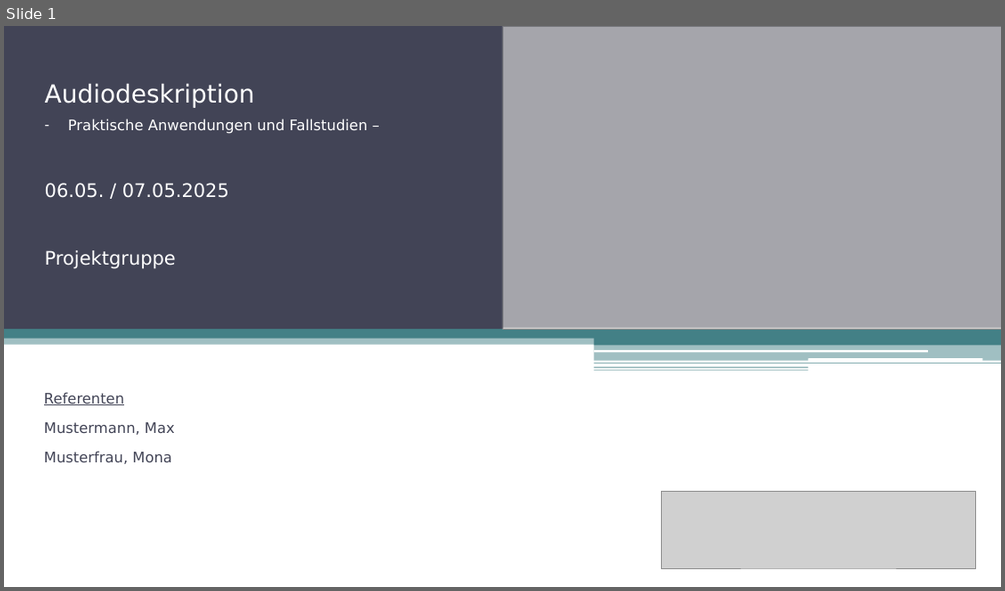
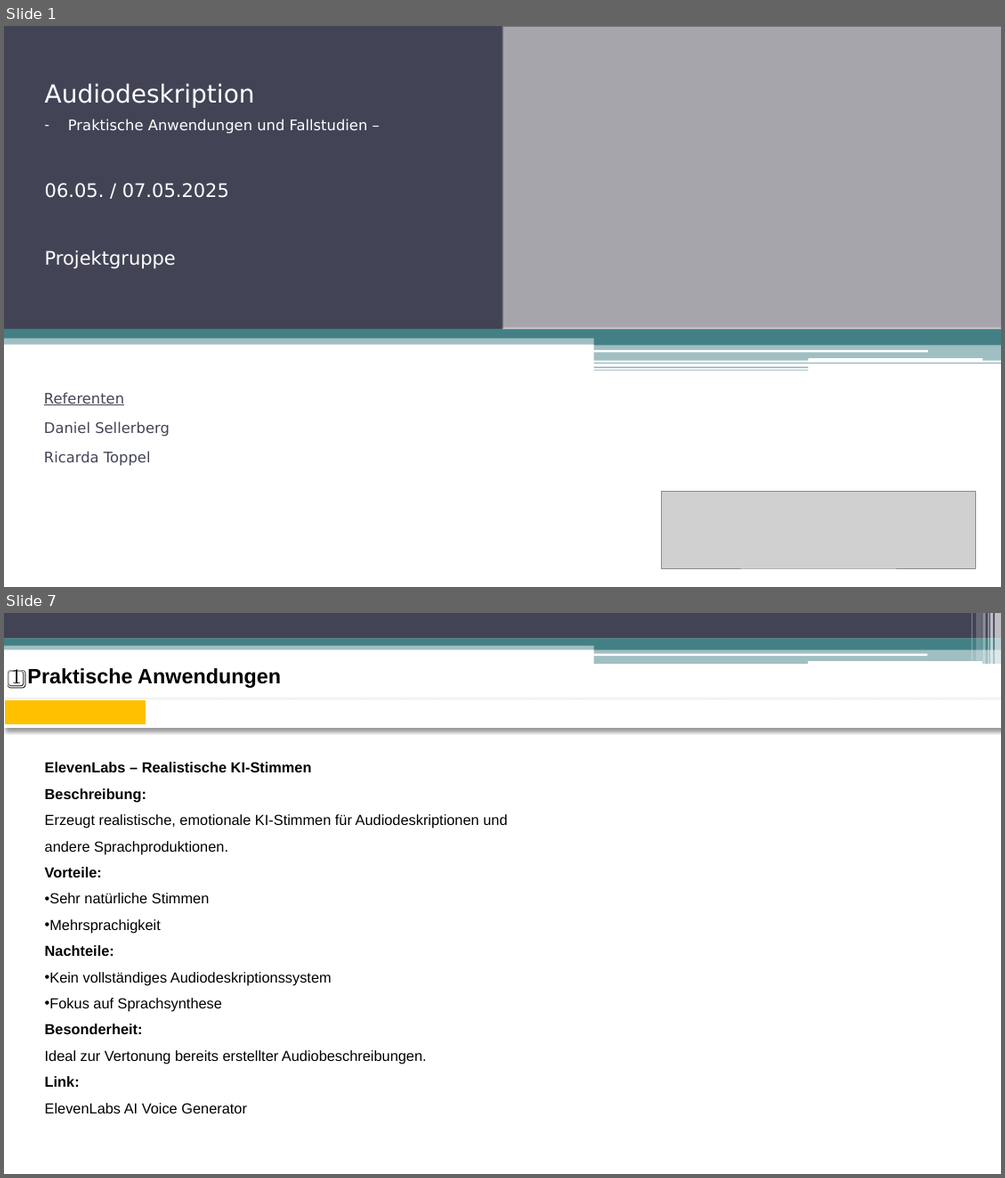
Before and after one commit to fhswf/descraibe, a slide deck: 20250424_Audiodeskription_Praktische Anwendungen und Fallstudien_v01.pptx. Shown one above the other, each under a label of ours: slide 1 before the commit, slides 1 and 7 after it; the slides between them are not shown. The pictures are 1005x591 and 1005x1178 pixels, drawn with LibreOffice and Linux fonts; fonts in the diff are those of the drawing; grey boxes stand for pictures. Boxes give left, top, right and bottom in pixels: in the first picture for what was removed or moved away, otherwise in the second. Text is boxed around its words. In the diff, an @@ line names an element or a change of style, - is before the commit and + after.

```diff
--- a/20250424_Audiodeskription_Praktische Anwendungen und Fallstudien_v01.pptx
+++ b/20250424_Audiodeskription_Praktische Anwendungen und Fallstudien_v01.pptx
@@ slide 7 added at <box>4,613,1001,1174</box>, background #FFFFFF; not listed: 11 template elements that a slide beside it also shows @@
@@ rounded rectangle added at <box>593,653,928,656</box>, fill #FFFFFF @@
@@ rounded rectangle added at <box>808,661,982,664</box>, fill #FFFFFF @@
@@ title added at <box>11,668,281,689</box>, 20 pt, text #000000, bold @@
+1️⃣ Praktische Anwendungen
@@ table added at <box>4,699,998,728</box>, 1 rows, 7 columns @@
+ |  |  |  |  |  | 
@@ text added at <box>45,762,507,1113</box>, 14 pt, text #000000 @@
+ElevenLabs – Realistische KI-Stimmen
+Beschreibung:
+Erzeugt realistische, emotionale KI-Stimmen für Audiodeskriptionen und andere Sprachproduktionen.
+Vorteile:
+• Sehr natürliche Stimmen
+• Mehrsprachigkeit
+Nachteile:
+• Kein vollständiges Audiodeskriptionssystem
+• Fokus auf Sprachsynthese
+Besonderheit:
+Ideal zur Vertonung bereits erstellter Audiobeschreibungen.
+Link:
+ElevenLabs AI Voice Generator
@@ slide 1 changed as well @@
@@ subtitle at <box>44,421,170,466</box>: text changed @@
-Mustermann, Max
-Musterfrau, Mona
+Daniel Sellerberg
+Ricarda Toppel
```
Also in this commit, not shown: 1 other slide changed, 27 other slides added, 6 slides removed.
